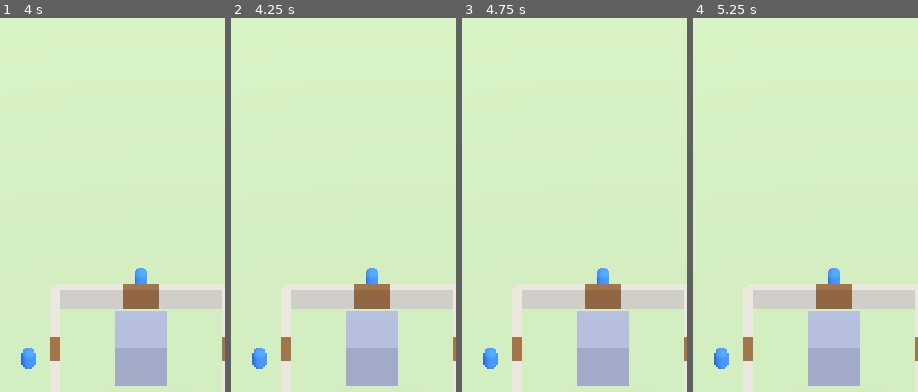
Above: before the commit, frames 1-4 (left to right).
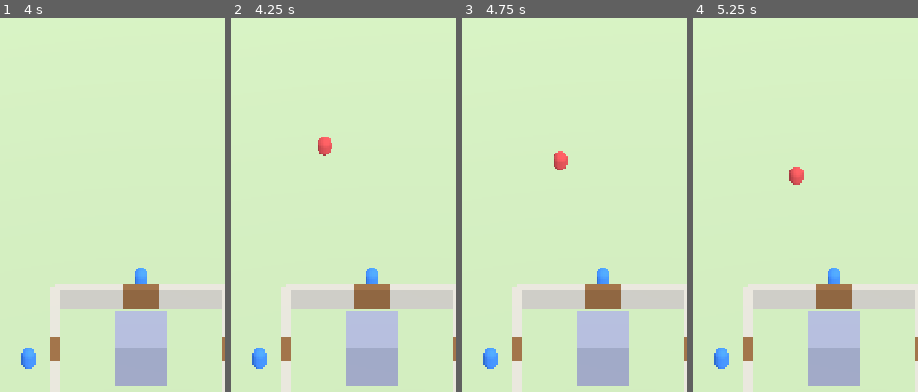
Above: after the commit, the same moments.

Repository: ILSEONG/CastleRPG
Game: Godot game, scene res://scenes/main.tscn
Two runs of this game, one before a commit and one after it. Both use one fixed random seed, a clock stepped at 60 frames per second and the inputs below.
Inputs (mouse positions are % of the whole screen's width and height, from its top left):
- Up to frame 1 (4 s): tap Enter at 0.5, 2, 3.5 s; move the mouse to (72, 45) at 0.52 s; click (72, 45) at 0.67 s; tap Space at 1.25, 2.75 s; move the mouse to (30, 55) at 1.27 s; click (30, 55) at 1.42 s; move the mouse to (60, 26) at 2.02 s; click (60, 26) at 2.17 s; move the mouse to (45, 71) at 2.77 s; click (45, 71) at 2.92 s; move the mouse to (80, 66) at 3.52 s; click (80, 66) at 3.67 s
- Up to frame 2 (4.25 s): no input
- Up to frame 3 (4.75 s): tap Space at 4.25 s; move the mouse to (20, 34) at 4.27 s; click (20, 34) at 4.42 s
- Up to frame 4 (5.25 s): move the mouse to (55, 50) at 5.02 s; click (55, 50) at 5.17 s
The pictures show only the part of the screen within x 19-69%, y 3-53%; the shares and areas given below are measured in that part.

Frame 1 is identical in both runs. In frame 2, 0.3% of the frame differs, in the area x 38-45%, y 31-37%; in frame 3, 0.3%; in frame 4, 0.3%, in the area x 42-50%, y 39-45%.

Commit message:
feat: monsters attack heroes, gates and keep; spawner drives wave schedules
Co-Authored-By: Claude Opus 5.5 <noreply@anthropic.com>

Diff:
--- a/scripts/main.gd
+++ b/scripts/main.gd
@@ -8,6 +8,7 @@
 const CastleScript := preload("res://scripts/castle.gd")
 const HeroScript := preload("res://scripts/hero.gd")
 const PickerScript := preload("res://scripts/unit_picker.gd")
+const SpawnerScript := preload("res://scripts/spawner.gd")
 
 var camera: Camera3D
 var castle
@@ -31,6 +32,9 @@
 	var picker = PickerScript.new()
 	picker.camera = camera
 	add_child(picker)
+	var spawner = SpawnerScript.new()
+	spawner.castle = castle
+	add_child(spawner)
 	_apply_dev_args()
 
 
--- /dev/null
+++ b/scripts/monster.gd
@@ -0,0 +1,103 @@
+extends Node3D
+## 괴물. 사거리 내 영웅 우선 공격, 없으면 목표 성문으로 직진. 성문이 부서졌으면 성채로 진입해 성 HP 공격.
+
+const Balance := preload("res://scripts/balance.gd")
+const Flat := preload("res://scripts/flat.gd")
+
+const SCAN_INTERVAL := 0.2
+
+signal died(monster)
+
+var castle
+var kind: String = "grunt"
+var side: int = 0
+var stage: int = 1
+var hp: float = 0.0
+var atk: float = 0.0
+
+var _stats: Dictionary = {}
+var _body: MeshInstance3D
+var _target_hero
+var _atk_cd := 0.0
+var _scan_cd := 0.0
+var _dead := false
+
+
+## add_child 전에 호출.
+func setup(p_kind: String, p_side: int, p_stage: int, p_castle) -> void:
+	assert(Balance.MONSTER.has(p_kind), "unknown monster kind: " + p_kind)
+	kind = p_kind
+	side = p_side
+	stage = p_stage
+	castle = p_castle
+	_stats = Balance.MONSTER[kind]
+	hp = _stats.hp * Balance.hp_scale(stage)
+	atk = _stats.atk * Balance.atk_scale(stage)
+
+
+func _ready() -> void:
+	add_to_group("monsters")
+	var s: float = _stats.scale
+	_body = Flat.capsule(0.4 * s, 1.2 * s, _stats.color)
+	add_child(_body)
+	global_position = castle.spawn_position(side)
+	GameState.refilled.connect(_vanish)
+
+
+func is_alive() -> bool:
+	return not _dead
+
+
+func take_damage(amount: float) -> void:
+	if _dead:
+		return
+	hp = maxf(0.0, hp - amount)
+	if hp == 0.0:
+		_dead = true
+		died.emit(self)
+		queue_free()
+
+
+func _process(delta: float) -> void:
+	if _dead:
+		return
+	_atk_cd -= delta
+	_scan_cd -= delta
+	if _scan_cd <= 0.0:
+		_scan_cd = SCAN_INTERVAL
+		_target_hero = _nearest_hero()
+	if _target_hero != null and _target_hero.is_alive():
+		if _atk_cd <= 0.0:
+			_atk_cd = _stats.atk_interval
+			_target_hero.take_damage(atk)
+		return
+	_target_hero = null
+	var broken: bool = GameState.is_gate_broken(side)
+	var dest: Vector3 = castle.keep_position() if broken else castle.gate_target(side)
+	if global_position.distance_to(dest) > _stats.range:
+		global_position = global_position.move_toward(dest, _stats.speed * delta)
+	elif _atk_cd <= 0.0:
+		_atk_cd = _stats.atk_interval
+		if broken:
+			GameState.damage_castle(atk)
+		else:
+			GameState.damage_gate(side, atk)
+
+
+func _nearest_hero():
+	var best = null
+	var best_d: float = _stats.range
+	for h in get_tree().get_nodes_in_group("heroes"):
+		if not h.is_alive():
+			continue
+		var d: float = global_position.distance_to(h.global_position)
+		if d <= best_d:
+			best_d = d
+			best = h
+	return best
+
+
+## 리필로 제거될 때. died를 내지 않으므로 Spawner는 refilled에서 카운트를 0으로 맞춘다.
+func _vanish() -> void:
+	_dead = true
+	queue_free()
--- /dev/null
+++ b/scripts/spawner.gd
@@ -0,0 +1,71 @@
+extends Node
+## WaveDirector 스케줄을 시간에 맞춰 소비해 몬스터를 부모 노드 아래에 생성. 전멸 감지.
+
+const Balance := preload("res://scripts/balance.gd")
+const WaveDirector := preload("res://scripts/wave_director.gd")
+const MonsterScript := preload("res://scripts/monster.gd")
+
+var castle
+
+var _events: Array = []
+var _cursor := 0
+var _clock := 0.0
+var _live := 0
+var _stage_mode := false
+
+
+func _ready() -> void:
+	GameState.mode_changed.connect(_on_mode_changed)
+	GameState.refilled.connect(_on_refilled)
+	_on_mode_changed(GameState.mode)
+
+
+func _process(delta: float) -> void:
+	if _events.is_empty():
+		return
+	_clock += delta
+	while _cursor < _events.size() and _events[_cursor].time <= _clock:
+		if _live >= Balance.MAX_LIVE_MONSTERS:
+			return  # 상한. 스케줄은 지연되고 다음 프레임에 재시도
+		_spawn(_events[_cursor])
+		_cursor += 1
+	if _cursor < _events.size():
+		return
+	if _stage_mode:
+		if _live == 0:
+			_events = []
+			GameState.on_all_monsters_dead()
+	else:
+		_load(WaveDirector.build(GameState.stage, WaveDirector.MODE_IDLE), false)
+
+
+func _on_refilled() -> void:
+	_live = 0
+
+
+func _on_mode_changed(mode: int) -> void:
+	if mode == GameState.Mode.IDLE:
+		_load(WaveDirector.build(GameState.stage, WaveDirector.MODE_IDLE), false)
+	elif mode == GameState.Mode.STAGE:
+		_load(WaveDirector.build(GameState.stage, WaveDirector.MODE_STAGE), true)
+	else:
+		_events = []
+
+
+func _load(events: Array, stage_mode: bool) -> void:
+	_events = events
+	_cursor = 0
+	_clock = 0.0
+	_stage_mode = stage_mode
+
+
+func _spawn(ev: Dictionary) -> void:
+	var m = MonsterScript.new()
+	m.setup(ev.kind, ev.side, GameState.stage, castle)
+	m.died.connect(_on_monster_died)
+	get_parent().add_child(m)
+	_live += 1
+
+
+func _on_monster_died(_m) -> void:
+	_live = maxi(0, _live - 1)
Not shown, added: scripts/monster.gd.uid
Not shown, added: scripts/spawner.gd.uid
